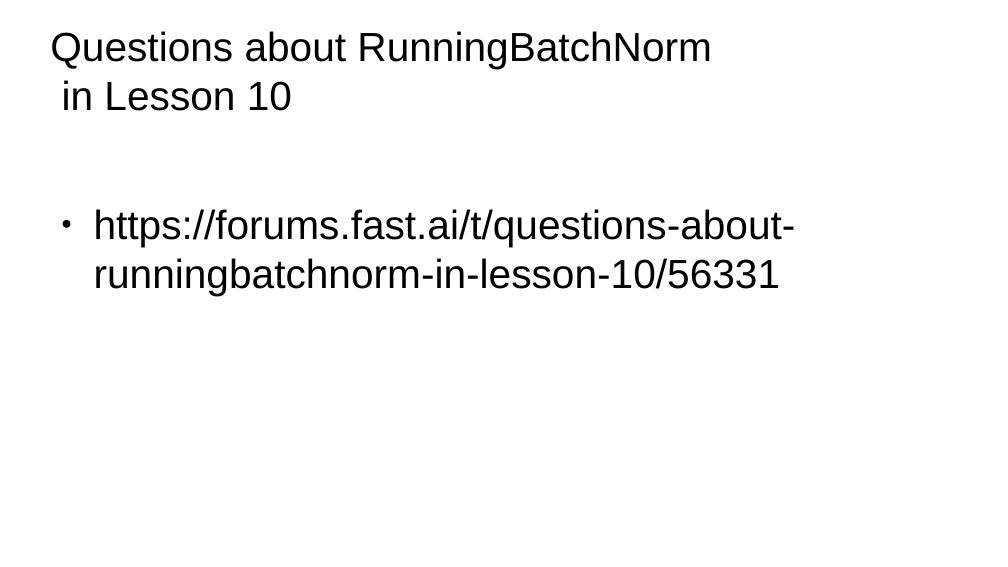
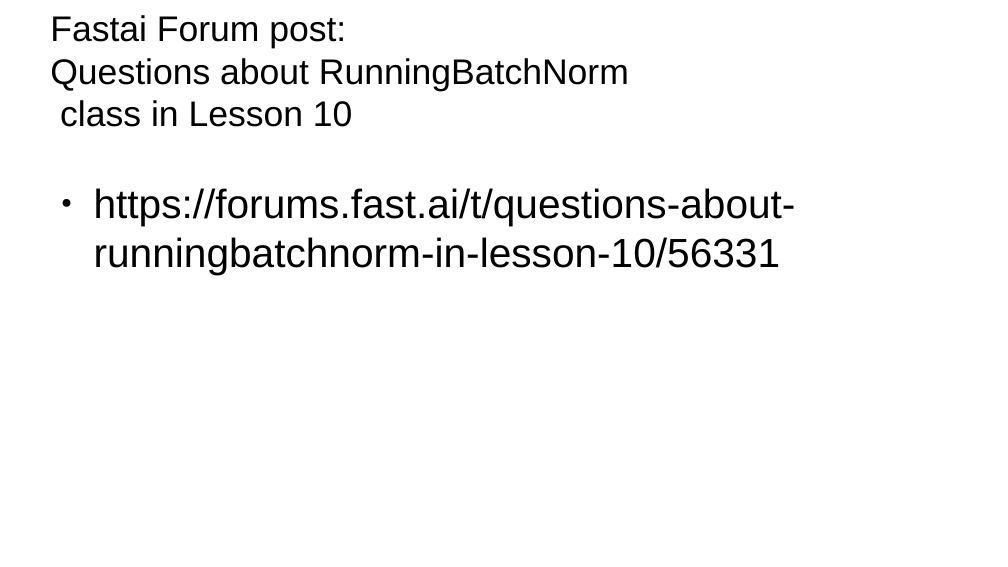
Before and after one commit to jcatanza/Fastai-Deep-Learning-From-the-Foundations-TWiML-Study-Group, a slide deck: slide 3 of study_group/meetup_slide_decks/Foundations_Lesson11a.pptx. Drawn at 1008x567 pixels with LibreOffice and Linux fonts; fonts in the diff are those of the drawing; background and template pictures are left out. Boxes give left, top, right and bottom in pixels: in the first picture for what was removed or moved away, otherwise in the second. Text is boxed around its words. In the diff, an @@ line names an element or a change of style, - is before the commit and + after.

```diff
--- a/study_group/meetup_slide_decks/Foundations_Lesson11a.pptx
+++ b/study_group/meetup_slide_decks/Foundations_Lesson11a.pptx
@@ text at <box>50,15,629,127</box>: text changed; size 32 to 28 pt @@
-Questions about RunningBatchNorm
-in Lesson 10
+Fastai Forum post:
+Questions about RunningBatchNorm
+class in Lesson 10
@@ text "https://forums.fast.ai/t/questions-about-runningbatchnorm-in ...": place and size @@
-text "https://forums.fast.ai/t/questions-about-runningbatchnorm-in ..." at <box>94,209,796,296</box>
+text "https://forums.fast.ai/t/questions-about-runningbatchnorm-in ..." at <box>94,188,796,274</box>
```
Also in this commit, not shown: 4 other slides changed, 9 other files.
